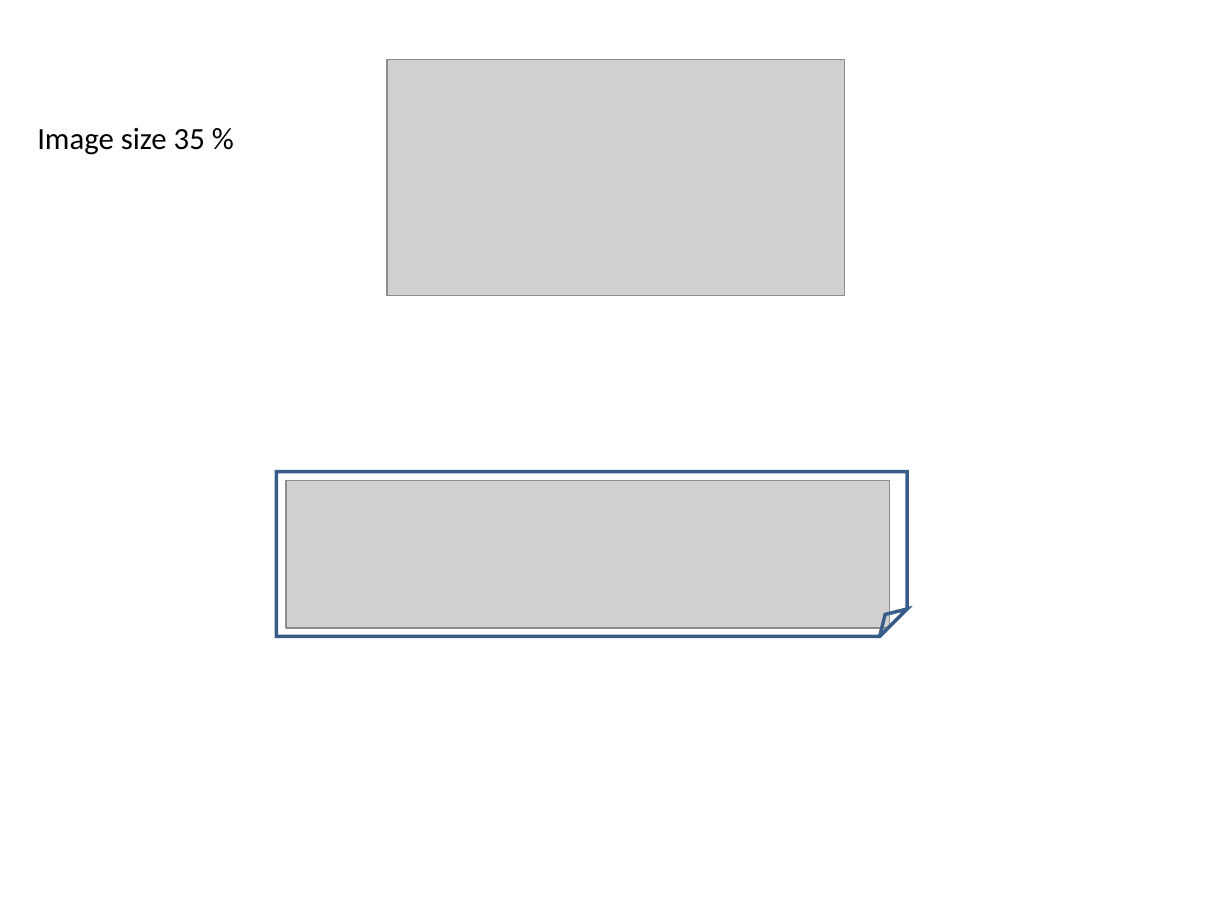
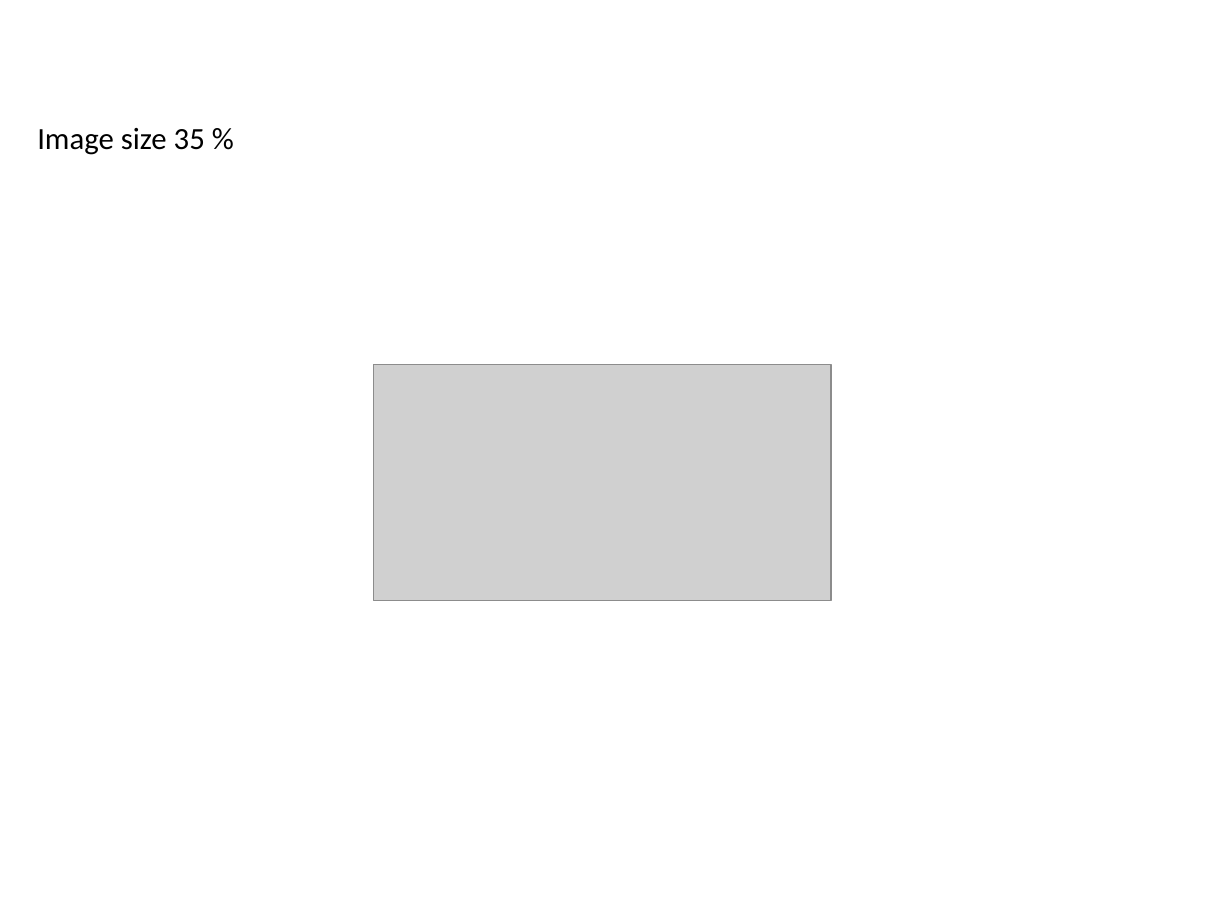
Before and after one commit to telosys-tools-doc/telosys-web-site-v3, a slide deck: slide 8 of img-ppt/templates-img.ppt (slide 7 before the commit). Drawn at 1232x924 pixels with LibreOffice and Linux fonts; fonts in the diff are those of the drawing; grey boxes stand for pictures. Boxes give left, top, right and bottom in pixels: in the first picture for what was removed or moved away, otherwise in the second. Text is boxed around its words. In the diff, an @@ line names an element or a change of style, - is before the commit and + after.

```diff
--- a/img-ppt/templates-img.ppt
+++ b/img-ppt/templates-img.ppt
@@ picture removed at (x1=387, y1=60, x2=844, y2=296) @@
@@ picture resized from (x1=286, y1=480, x2=890, y2=628) to (x1=373, y1=365, x2=832, y2=600) @@
@@ folded corner removed at (x1=276, y1=472, x2=907, y2=637) @@
```
Also in this commit, not shown: 2 other slides changed, 2 slides added, 3 other files.
